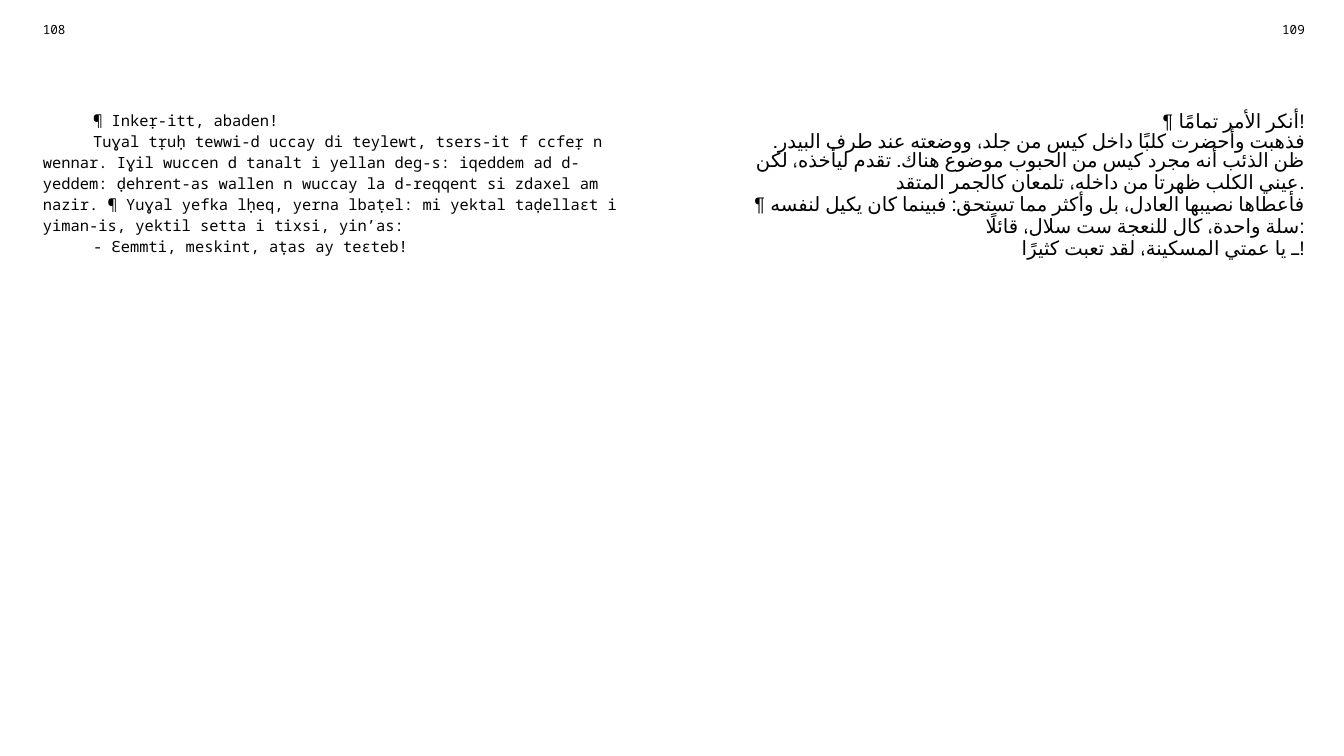
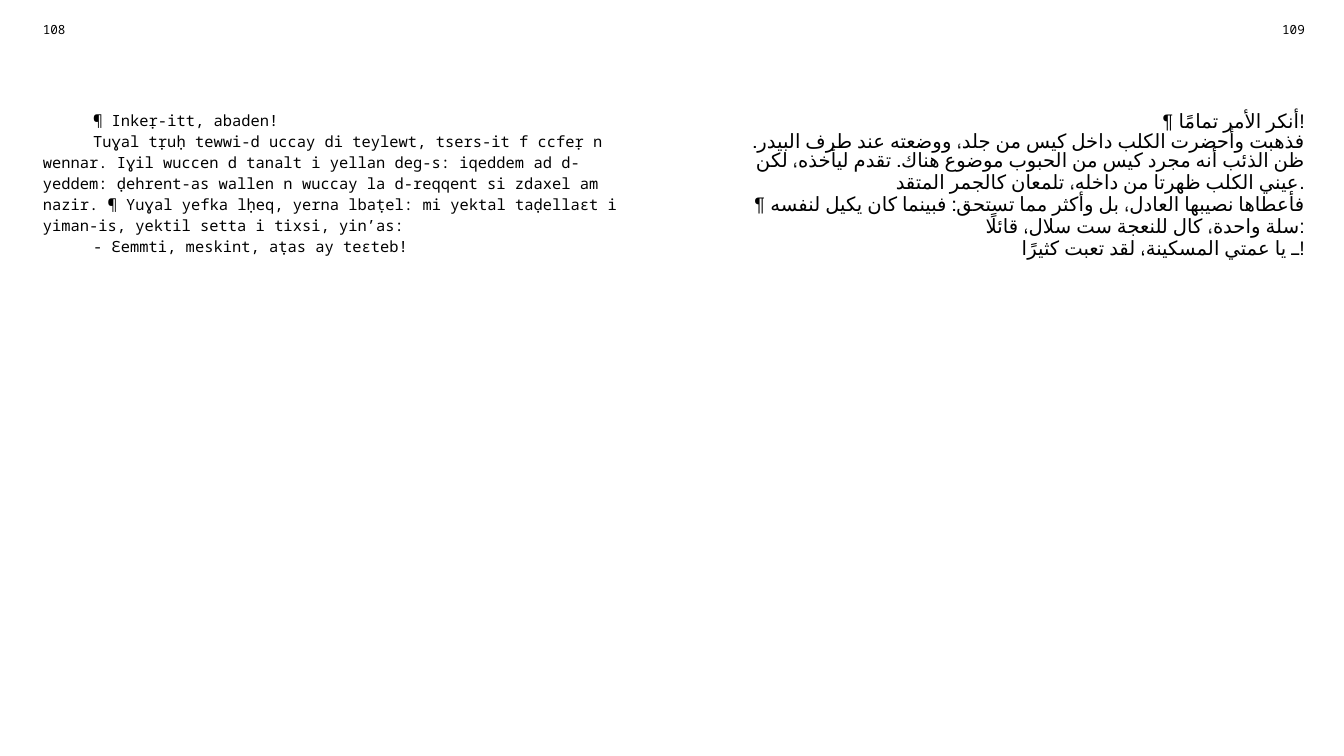
Before and after one commit to sferhah/tamacahut_n_wuccen, a slide deck: slide 50 of Uccen.ConsoleApp/uccen.arb.pptx. Drawn at 1344x756 pixels with LibreOffice and Linux fonts; fonts in the diff are those of the drawing. Boxes give left, top, right and bottom in pixels: in the first picture for what was removed or moved away, otherwise in the second. Text is boxed around its words. In the diff, an @@ line names an element or a change of style, - is before the commit and + after.

```diff
--- a/Uccen.ConsoleApp/uccen.arb.pptx
+++ b/Uccen.ConsoleApp/uccen.arb.pptx
@@ table at bbox=[32, 16, 1315, 729] @@
-row 3, column 3: ¶ أنكر الأمر تمامًا! / فذهبت وأحضرت كلبًا داخل كيس من جلد، ووضعته عند طرف البيدر. ظن الذئب أنه مجرد كيس من الحبوب موضوع هناك. تقدم ليأخذه، لكن عيني الكلب ظهرتا من داخله، تلمعان كالجمر المتقد. / ¶ فأعطاها نصيبها العادل، بل وأكثر مما تستحق: فبينما كان يكيل لنفسه سلة واحدة، كال للنعجة ست سلال، قائلًا: / ـ يا عمتي المسكينة، لقد تعبت كثيرًا!
+row 3, column 3: ¶ أنكر الأمر تمامًا! / فذهبت وأحضرت الكلب داخل كيس من جلد، ووضعته عند طرف البيدر. ظن الذئب أنه مجرد كيس من الحبوب موضوع هناك. تقدم ليأخذه، لكن عيني الكلب ظهرتا من داخله، تلمعان كالجمر المتقد. / ¶ فأعطاها نصيبها العادل، بل وأكثر مما تستحق: فبينما كان يكيل لنفسه سلة واحدة، كال للنعجة ست سلال، قائلًا: / ـ يا عمتي المسكينة، لقد تعبت كثيرًا!
```
Also in this commit, not shown: 4 other slides changed, 3 other files.
